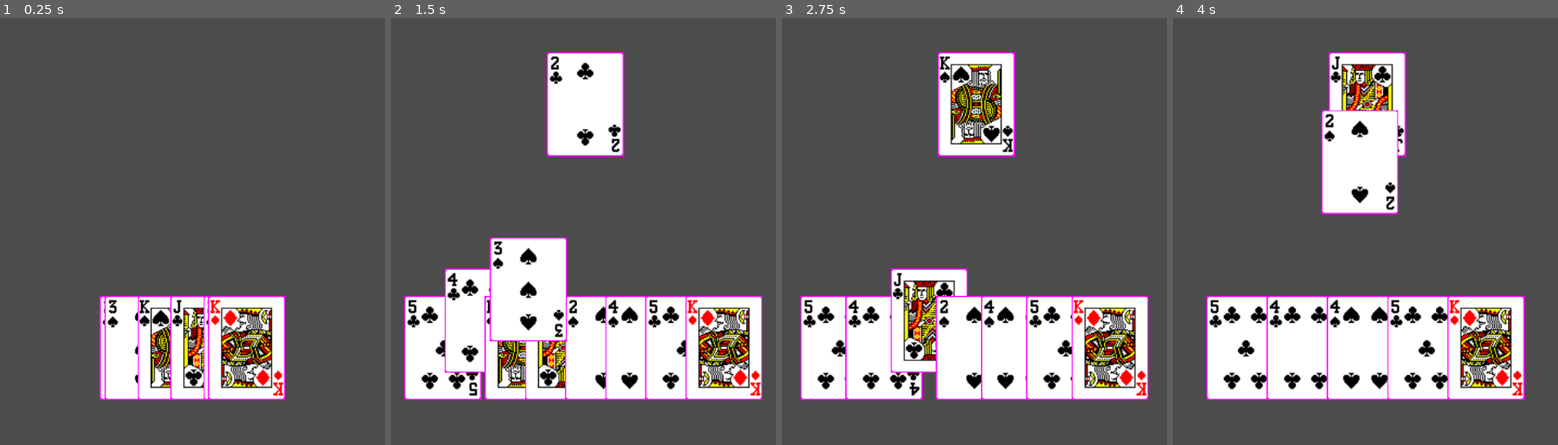
Above: before the commit, frames 1-4 (left to right).
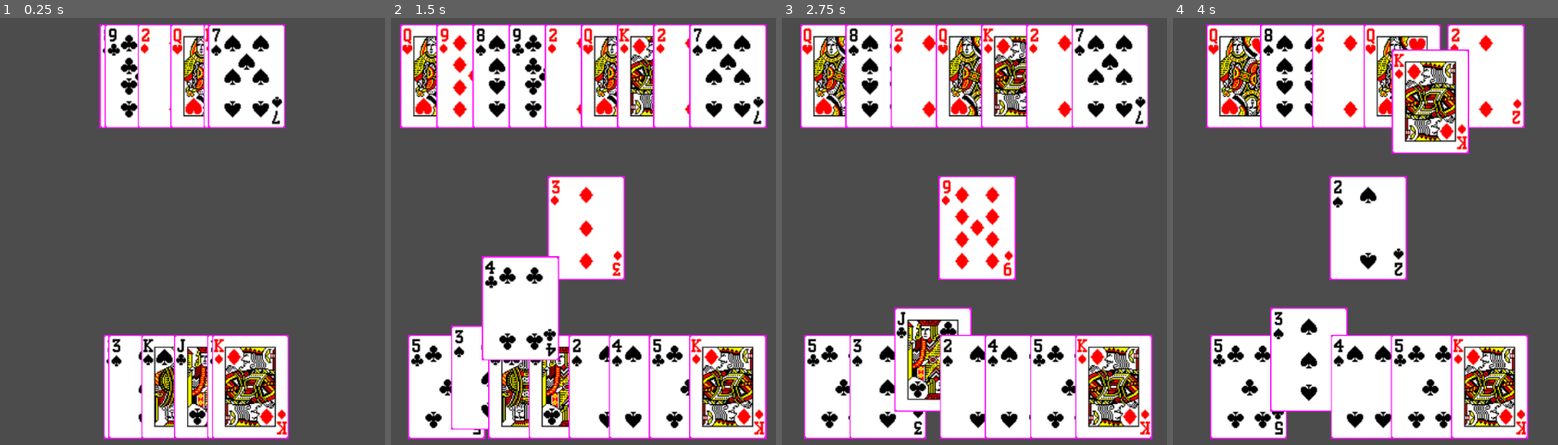
Above: after the commit, the same moments.

Repository: mhogar/CardGameEngine
Game: Godot game, scene res://core/Game.tscn
Same seed, same stepped clock (60 frames per second), same inputs: the game is played once before the commit and once after it.
Inputs (mouse positions are in pixels of both pictures, inside the frame that each line leads up to):
- Up to frame 1 (0.25 s): no input
- Up to frame 2 (1.5 s): move the mouse to (475, 346) at 0.52 s; click (475, 346) at 0.6 s; click (475, 346) at 1.35 s
- Up to frame 3 (2.75 s): move the mouse to (912, 346) at 2.02 s; click (912, 346) at 2.1 s
- Up to frame 4 (4 s): move the mouse to (1319, 346) at 2.77 s; click (1319, 346) at 2.85 s; move the mouse to (1338, 346) at 3.52 s; click (1338, 346) at 3.6 s

The runs differ from the first frame. In frame 1, 25% of the frame differs, in the area x 25-75%, y 1-99%; in frame 2, 52%, in the area x 2-98%, y 1-99%; in frame 3, 51%; in frame 4, 45%.

Commit message:
Add AI controller and hand

Diff:
--- a/core/Game.gd
+++ b/core/Game.gd
@@ -1,25 +1,32 @@
 extends Node
 
+onready var event_queue := $EventQueue
+
 onready var player := $Controllers/Player
+onready var ai := $Controllers/AI
 
 onready var table := $Table
-onready var hand := $Table/Hand
+onready var player_hand := $Table/PlayerHand
+onready var ai_hand := $Table/AIHand
 onready var play_pile := $Table/PlayPile
-onready var event_queue := $EventQueue
 
 
 func _ready():
-	create_hand(10)
+	create_hand(player_hand, 10)
+	create_hand(ai_hand, 10)
 
 	for i in 5:
-		add_select_card_event()
-		add_move_card_event()
+		add_select_card_event(player)
+		add_move_card_event(player_hand)
+
+		add_select_card_event(ai)
+		add_move_card_event(ai_hand)
 
 	event_queue.connect("completed", self, "_on_event_completed", [], CONNECT_ONESHOT)
 	event_queue.execute([])
 
 
-func create_hand(num_cards : int):
+func create_hand(hand : Hand, num_cards : int):
 	for i in num_cards:
 		var card : Card = preload("res://core/Card.tscn").instance()
 		card.value = randi() % Card.NUM_VALUES
@@ -27,20 +34,18 @@
 
 		hand.add_card(card)
 
-	hand.adjust_spacing()
 
-
-func add_select_card_event():
+func add_select_card_event(controller : Controller):
 	var event : SelectCardEvent = preload("res://core/events/SelectCard.tscn").instance()
-	event.controller = player
+	event.card_selector = controller.card_selector
 
 	event_queue.add_event(event)
 
 
-func add_move_card_event():
+func add_move_card_event(source_hand : Hand):
 	var event : MoveCardEvent = preload("res://core/events/MoveCard.tscn").instance()
 	event.table = table
-	event.source_hand = hand
+	event.source_hand = source_hand
 	event.dest_deck = play_pile
 
 	event_queue.add_event(event)
--- a/core/Game.tscn
+++ b/core/Game.tscn
@@ -1,10 +1,11 @@
-[gd_scene load_steps=6 format=2]
+[gd_scene load_steps=7 format=2]
 
 [ext_resource path="res://core/Hand.tscn" type="PackedScene" id=1]
 [ext_resource path="res://core/Game.gd" type="Script" id=2]
 [ext_resource path="res://core/Pile.tscn" type="PackedScene" id=3]
 [ext_resource path="res://core/events/EventQueue.tscn" type="PackedScene" id=4]
 [ext_resource path="res://core/controllers/Player/Player.tscn" type="PackedScene" id=5]
+[ext_resource path="res://core/controllers/AI/AI.tscn" type="PackedScene" id=6]
 
 [node name="Game" type="Node"]
 script = ExtResource( 2 )
@@ -14,13 +15,19 @@
 [node name="Controllers" type="Node" parent="."]
 
 [node name="Player" parent="Controllers" instance=ExtResource( 5 )]
-hand_node_path = NodePath("../../Table/Hand")
+hand_node_path = NodePath("../../Table/PlayerHand")
+
+[node name="AI" parent="Controllers" instance=ExtResource( 6 )]
+hand_node_path = NodePath("../../Table/AIHand")
 
 [node name="Table" type="Node2D" parent="."]
 z_index = -1
 
-[node name="Hand" parent="Table" instance=ExtResource( 1 )]
-position = Vector2( 492.73, 457.807 )
+[node name="PlayerHand" parent="Table" instance=ExtResource( 1 )]
+position = Vector2( 497.81, 511.779 )
 
 [node name="PlayPile" parent="Table" instance=ExtResource( 3 )]
-position = Vector2( 495.27, 120.643 )
+position = Vector2( 496.54, 292.082 )
+
+[node name="AIHand" parent="Table" instance=ExtResource( 1 )]
+position = Vector2( 492.73, 81.91 )
--- /dev/null
+++ b/core/controllers/AI/AI.gd
@@ -0,0 +1,9 @@
+extends Controller
+class_name AIController
+
+var rng : RandomNumberGenerator
+
+
+func _ready():
+	rng = RandomNumberGenerator.new()
+	rng.randomize()
--- /dev/null
+++ b/core/controllers/AI/AI.tscn
@@ -0,0 +1,11 @@
+[gd_scene load_steps=4 format=2]
+
+[ext_resource path="res://core/controllers/Controller.tscn" type="PackedScene" id=1]
+[ext_resource path="res://core/controllers/AI/AI.gd" type="Script" id=2]
+[ext_resource path="res://core/controllers/AI/CardSelector.gd" type="Script" id=3]
+
+[node name="AI" instance=ExtResource( 1 )]
+script = ExtResource( 2 )
+
+[node name="CardSelector" parent="." index="0"]
+script = ExtResource( 3 )
--- /dev/null
+++ b/core/controllers/AI/CardSelector.gd
@@ -0,0 +1,9 @@
+extends CardSelector
+
+
+func get_rng() -> RandomNumberGenerator:
+	return get_parent().rng
+
+
+func start_select():
+	emit_signal("select_card", get_rng().randi() % get_hand().num_cards())
--- a/core/controllers/CardSelector.gd
+++ b/core/controllers/CardSelector.gd
@@ -6,3 +6,11 @@
 
 func get_hand() -> Hand:
 	return get_parent().hand
+
+
+func start_select():
+	pass
+
+
+func end_select():
+	pass
--- a/core/controllers/Player/CardSelector.gd
+++ b/core/controllers/Player/CardSelector.gd
@@ -9,6 +9,14 @@
 func _process(delta):
 	if can_select && Input.is_action_just_pressed("confirm_card") && selected_card_index >= 0:
 		emit_signal("select_card", selected_card_index)
+
+
+func start_select():
+	can_select = true
+
+
+func end_select():
+	can_select = false
 
 
 func select_card(index : int):
--- a/core/events/MoveCard.gd
+++ b/core/events/MoveCard.gd
@@ -16,7 +16,7 @@
 	card.position = table.transform.xform(source_hand.get_card_relative_position(card))
 	card.reset()
 
-	tween.interpolate_property(card, "position", card.position, table.transform.xform(dest_deck.position), 0.5, Tween.TRANS_LINEAR, Tween.EASE_IN_OUT)
+	tween.interpolate_property(card, "position", card.position, table.transform.xform(dest_deck.position), 0.3, Tween.TRANS_LINEAR, Tween.EASE_IN_OUT)
 	tween.connect("tween_all_completed", self, "_on_Tween_tween_all_completed", [dest_deck, card], CONNECT_ONESHOT)
 	tween.start()
 
--- a/core/events/SelectCard.gd
+++ b/core/events/SelectCard.gd
@@ -1,14 +1,14 @@
 extends Event
 class_name SelectCardEvent
 
-var controller : Controller
+var card_selector : CardSelector
 
 
 func execute(inputs : Array):
-	controller.card_selector.connect("select_card", self, "_on_Hand_select_card", [], CONNECT_ONESHOT)
-	controller.card_selector.can_select = true
+	card_selector.connect("select_card", self, "_on_select_card", [], CONNECT_ONESHOT)
+	card_selector.start_select()
 
 
-func _on_Hand_select_card(index : int):
-	controller.card_selector.can_select = false
+func _on_select_card(index : int):
+	card_selector.end_select()
 	emit_signal("completed", [index])
--- a/project.godot
+++ b/project.godot
@@ -9,6 +9,11 @@
 config_version=4
 
 _global_script_classes=[ {
+"base": "Controller",
+"class": "AIController",
+"language": "GDScript",
+"path": "res://core/controllers/AI/AI.gd"
+}, {
 "base": "Node2D",
 "class": "Card",
 "language": "GDScript",
@@ -65,6 +70,7 @@
 "path": "res://core/events/SelectCard.gd"
 } ]
 _global_script_class_icons={
+"AIController": "",
 "Card": "",
 "CardSelector": "",
 "Controller": "",
